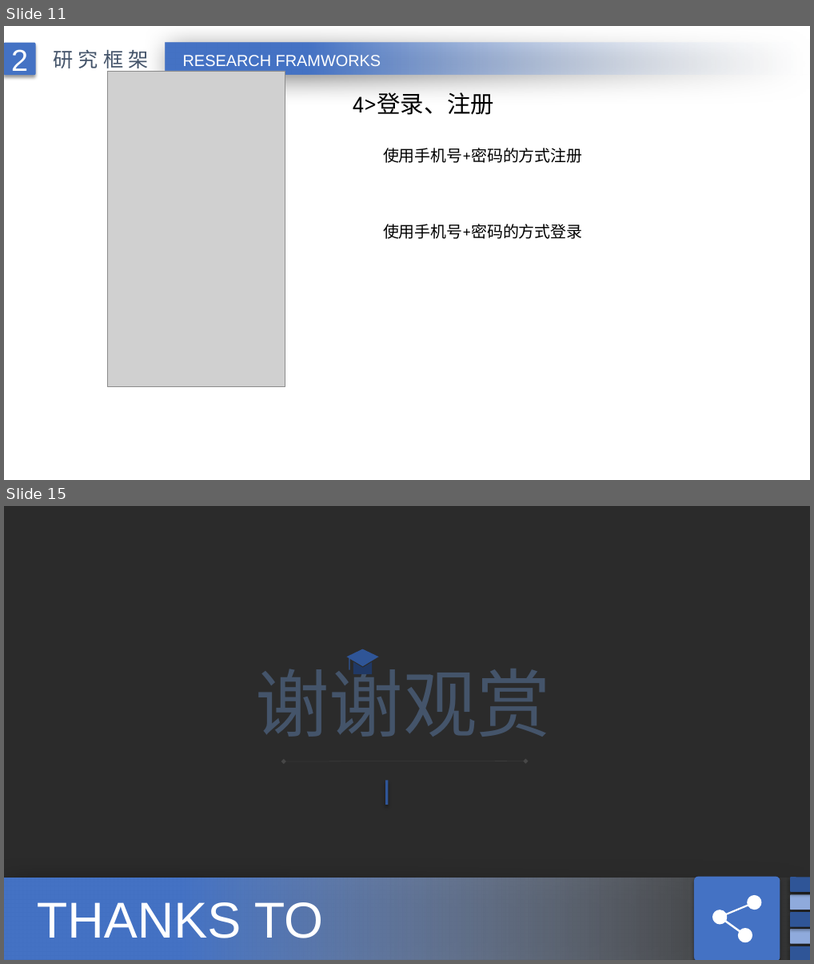
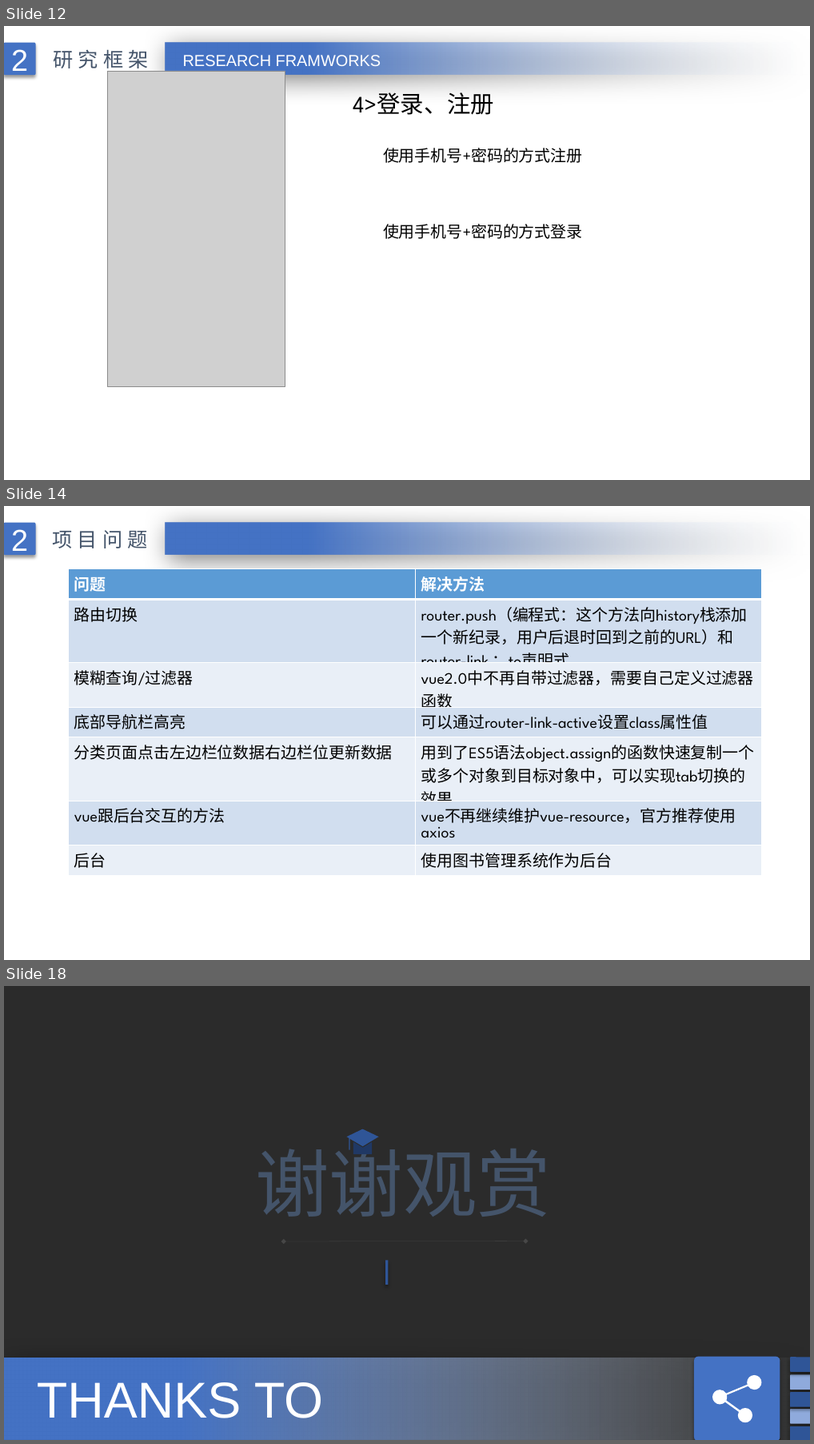
Before and after one commit to liujianhang1314/youGou, a slide deck: 刘建行.pptx. Shown one above the other, each under a label of ours: slides 11 and 15 before the commit, slides 12, 14 and 18 after it; the slides between them are not shown. The pictures are 814x964 and 814x1444 pixels, drawn with LibreOffice and Linux fonts; fonts in the diff are those of the drawing; grey boxes stand for pictures; background and template pictures are left out; a plain dark background stands for a picture behind light text. Boxes give left, top, right and bottom in pixels: in the first picture for what was removed or moved away, otherwise in the second. Text is boxed around its words. In the diff, an @@ line names an element or a change of style, - is before the commit and + after.

```diff
--- a/刘建行.pptx
+++ b/刘建行.pptx
@@ slide 14 added at <box>4,506,810,960</box>, background picture (left out) @@
@@ rounded rectangle added at <box>4,522,35,555</box>, fill #4472C4, 36 pt, text #FFFFFF @@
+2
@@ rectangle added at <box>166,523,810,555</box>, fill gradient #F7FAFD to #4472C4 @@
@@ text added at <box>52,530,148,548</box>, 24 pt, text #44546A @@
+项目问题
@@ table added at <box>68,569,762,936</box>, 7 rows, 2 columns @@
+问题 | 解决方法
+路由切换 | router.push（编程式：这个方法向history栈添加一个新纪录，用户后退时回到之前的URL）和router-link ：to声明式
+模糊查询/过滤器 | vue2.0中不再自带过滤器，需要自己定义过滤器函数
+底部导航栏高亮 | 可以通过router-link-active设置class属性值
+分类页面点击左边栏位数据右边栏位更新数据 | 用到了ES5语法object.assign的函数快速复制一个或多个对象到目标对象中，可以实现tab切换的效果
+vue跟后台交互的方法 | vue不再继续维护vue-resource，官方推荐使用axios
+后台 | 使用图书管理系统作为后台
@@ what was slide 11 is now slide 12 @@
@@ what was slide 15 is now slide 18 @@
```
Also in this commit, not shown: 7 slides changed, 4 other slides added, 2 slides removed, 19 other files.
